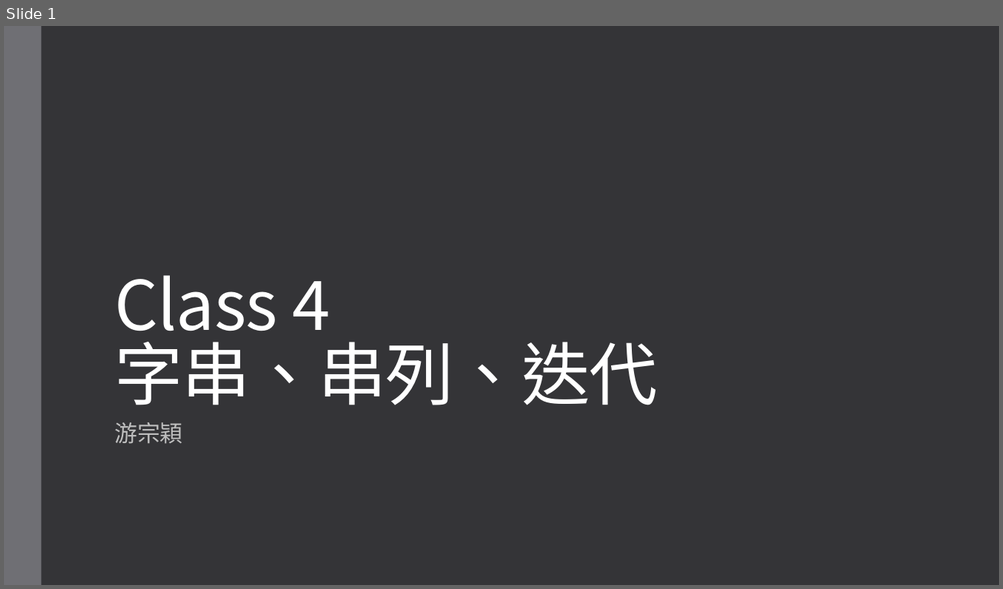
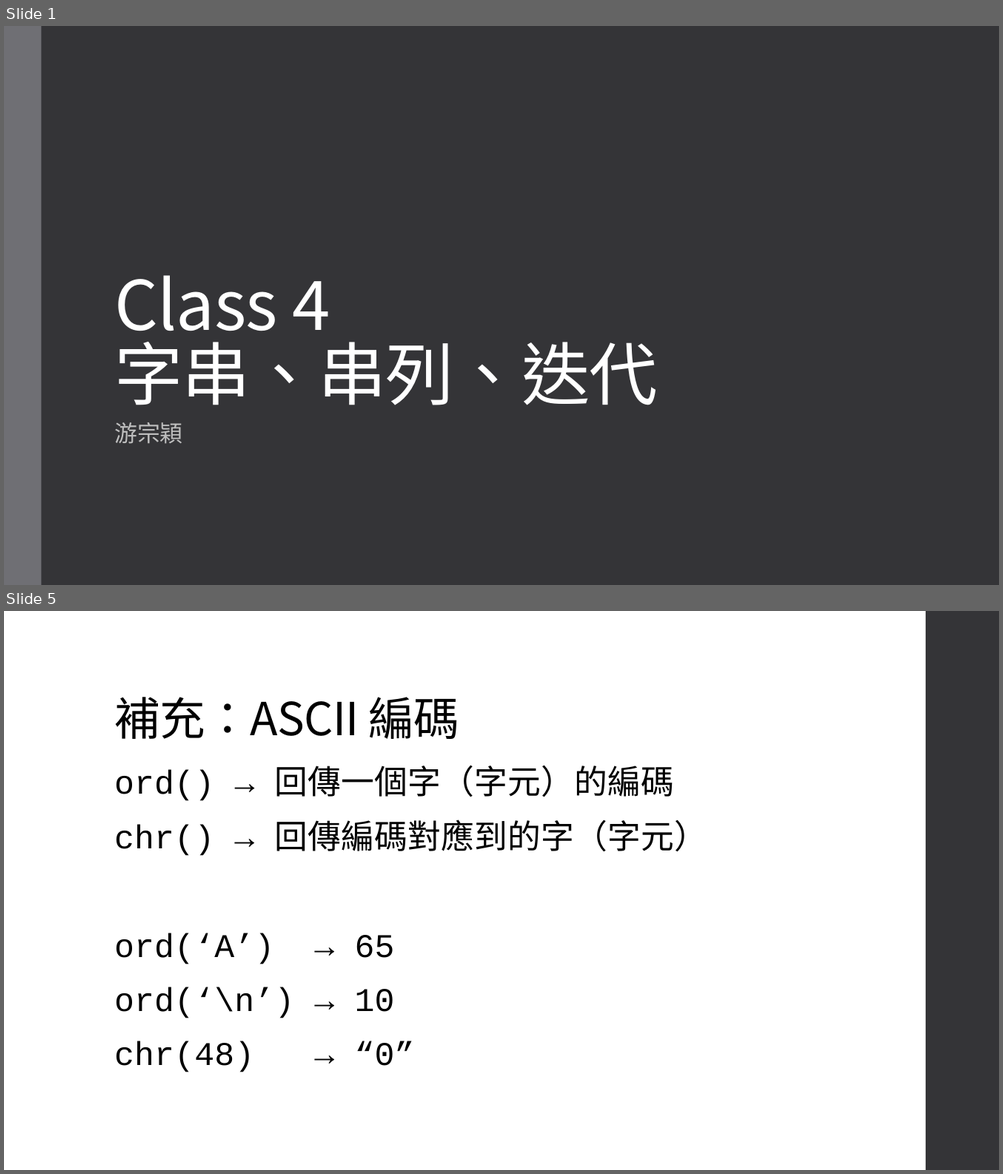
Before and after one commit to an920107/ServiceLearning, a slide deck: Class 4.pptx. Shown one above the other, each under a label of ours: slide 1 before the commit, slides 1 and 5 after it; the slides between them are not shown. The pictures are 1003x589 and 1003x1174 pixels, drawn with LibreOffice and Linux fonts; fonts in the diff are those of the drawing. Boxes give left, top, right and bottom in pixels: in the first picture for what was removed or moved away, otherwise in the second. Text is boxed around its words. In the diff, an @@ line names an element or a change of style, - is before the commit and + after.

```diff
--- a/Class 4.pptx
+++ b/Class 4.pptx
@@ slide 5 added at [4,611,999,1170], background #FFFFFF @@
@@ rectangle added at [925,611,999,1170], fill #353537 @@
@@ title added at [114,697,460,739], 44 pt, text #000000 @@
+補充：ASCII 編碼
@@ text added at [114,765,708,1073], 32 pt, text #000000 @@
+ord() → 回傳一個字（字元）的編碼
+chr() → 回傳編碼對應到的字（字元）
+ord(‘A’) → 65
+ord(‘\n’) → 10
+chr(48) → “0”
```
Also in this commit, not shown: 19 other slides added.
